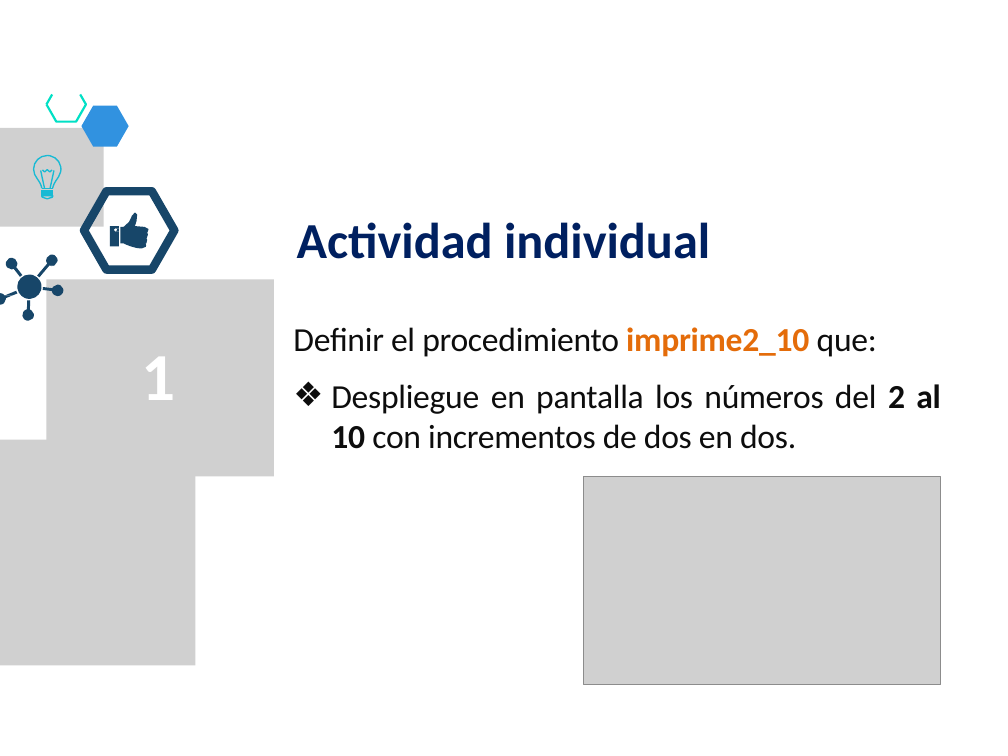
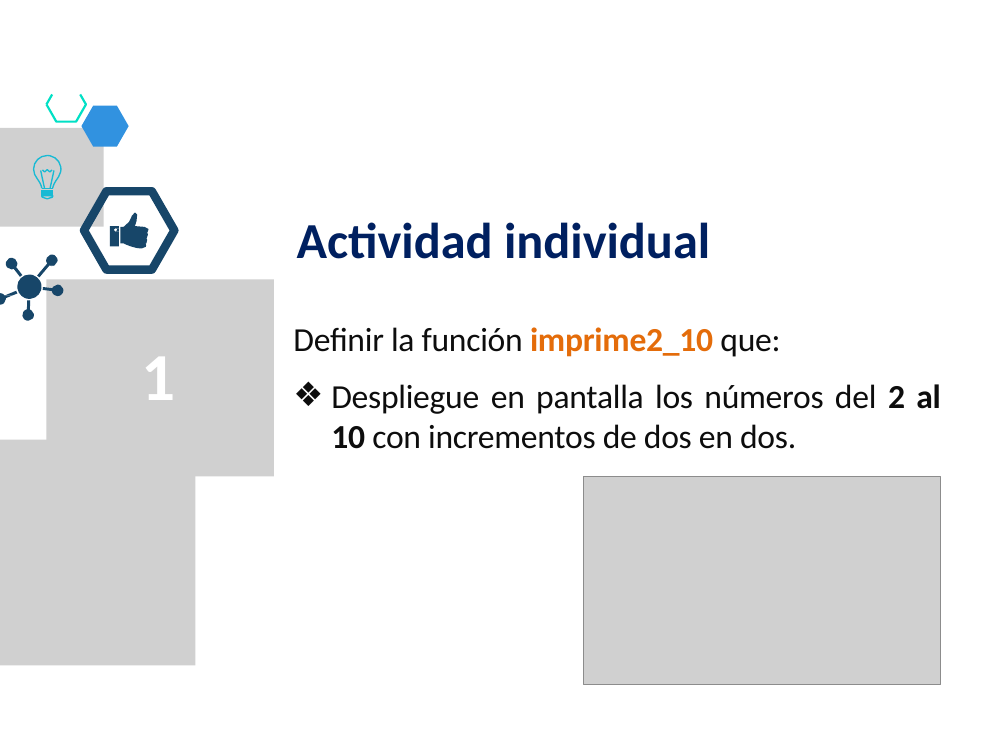
Before and after one commit to lizetheP/PensamientoC, a slide deck: slide 20 of CalendarioAgo20L/presentaciones/8_For.pptx. Drawn at 1008x756 pixels with LibreOffice and Linux fonts; fonts in the diff are those of the drawing; grey boxes stand for pictures. Boxes give left, top, right and bottom in pixels: in the first picture for what was removed or moved away, otherwise in the second. Text is boxed around its words. In the diff, an @@ line names an element or a change of style, - is before the commit and + after.

```diff
--- a/CalendarioAgo20L/presentaciones/8_For.pptx
+++ b/CalendarioAgo20L/presentaciones/8_For.pptx
@@ text at (293,327,780,357): text changed @@
-Definir el procedimiento imprime2_10 que:
+Definir la función imprime2_10 que:
```
Also in this commit, not shown: 7 other slides changed, 12 other files.
